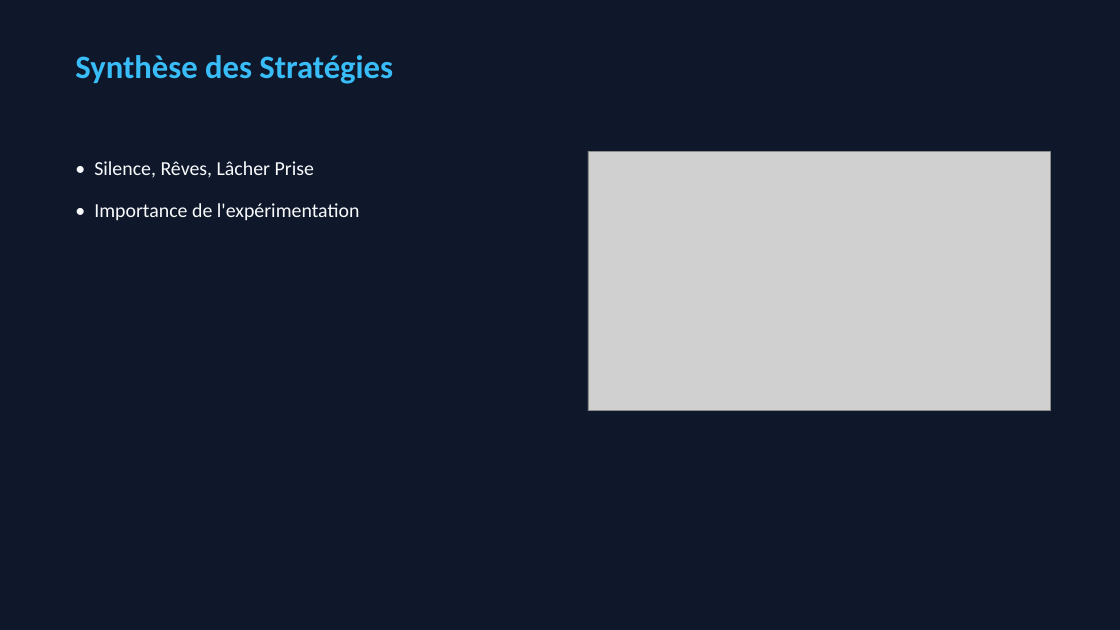
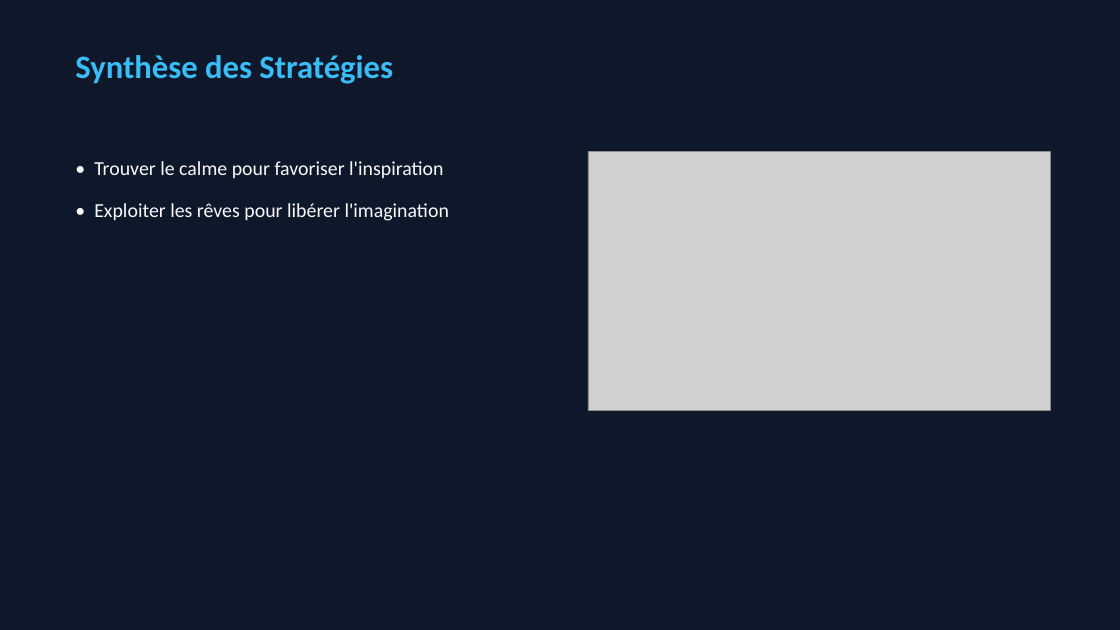
Before and after one commit to caroheymes/video-2-powerpoint-and-more, a slide deck: slide 8 of demo/output/presentation.pptx. Drawn at 1120x630 pixels with LibreOffice and Linux fonts; fonts in the diff are those of the drawing; grey boxes stand for pictures. Boxes give left, top, right and bottom in pixels: in the first picture for what was removed or moved away, otherwise in the second. Text is boxed around its words. In the diff, an @@ line names an element or a change of style, - is before the commit and + after.

```diff
--- a/demo/output/presentation.pptx
+++ b/demo/output/presentation.pptx
@@ text at [94,161,449,221]: text changed @@
-• Silence, Rêves, Lâcher Prise
-• Importance de l'expérimentation
+• Trouver le calme pour favoriser l'inspiration
+• Exploiter les rêves pour libérer l'imagination
```
Also in this commit, not shown: 9 other slides changed, 18 other files.
